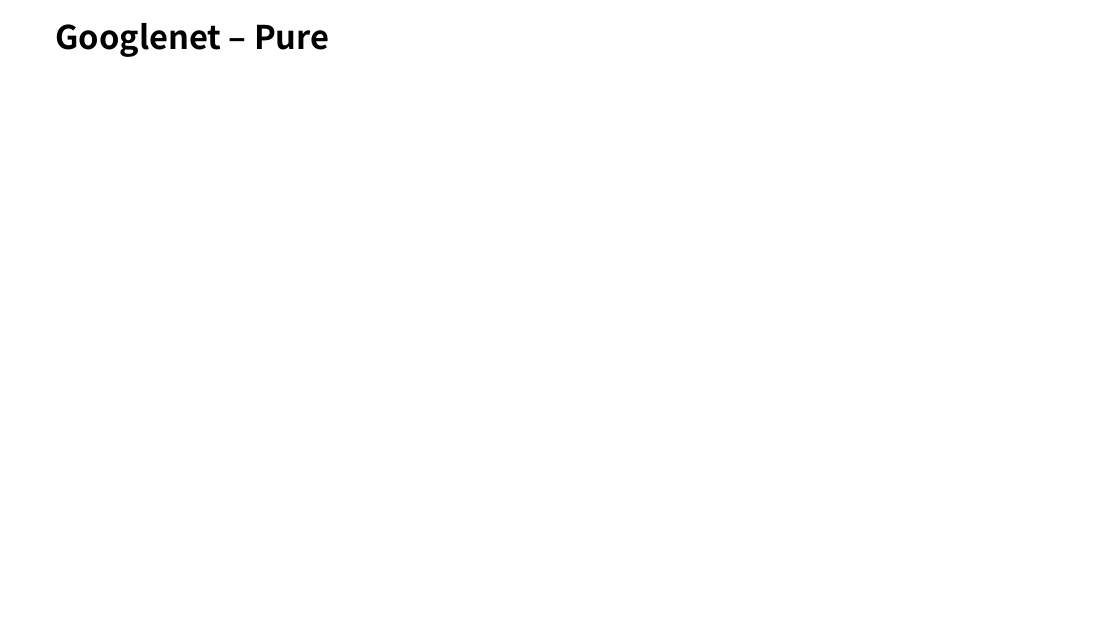
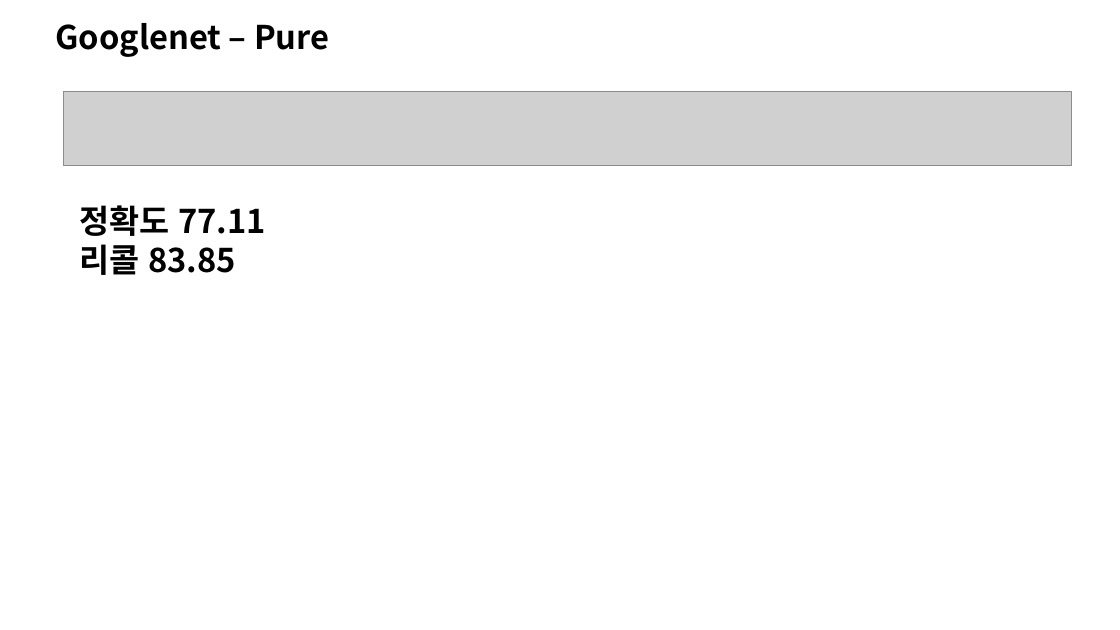
Before and after one commit to Ijjoe/frownFace, a slide deck: slide 7 of hosuk/102.ppt/중간발표.pptx (slide 9 before the commit). Drawn at 1120x630 pixels with LibreOffice and Linux fonts; fonts in the diff are those of the drawing; grey boxes stand for pictures. Boxes give left, top, right and bottom in pixels: in the first picture for what was removed or moved away, otherwise in the second. Text is boxed around its words. In the diff, an @@ line names an element or a change of style, - is before the commit and + after.

```diff
--- a/hosuk/102.ppt/중간발표.pptx
+++ b/hosuk/102.ppt/중간발표.pptx
@@ picture added at (x1=63, y1=92, x2=1072, y2=166) @@
@@ text added at (x1=79, y1=205, x2=266, y2=275), 28 pt, text #000000, bold @@
+정확도 77.11
+리콜 83.85
```
Also in this commit, not shown: 6 other slides changed, 9 slides added, 3 slides removed, 22 other files.
